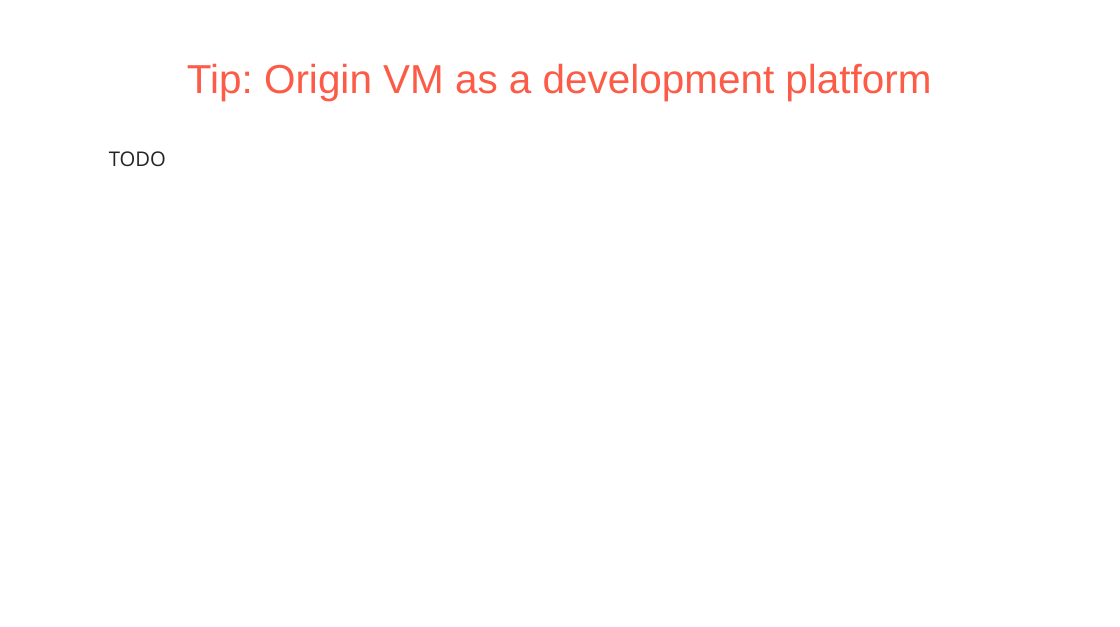
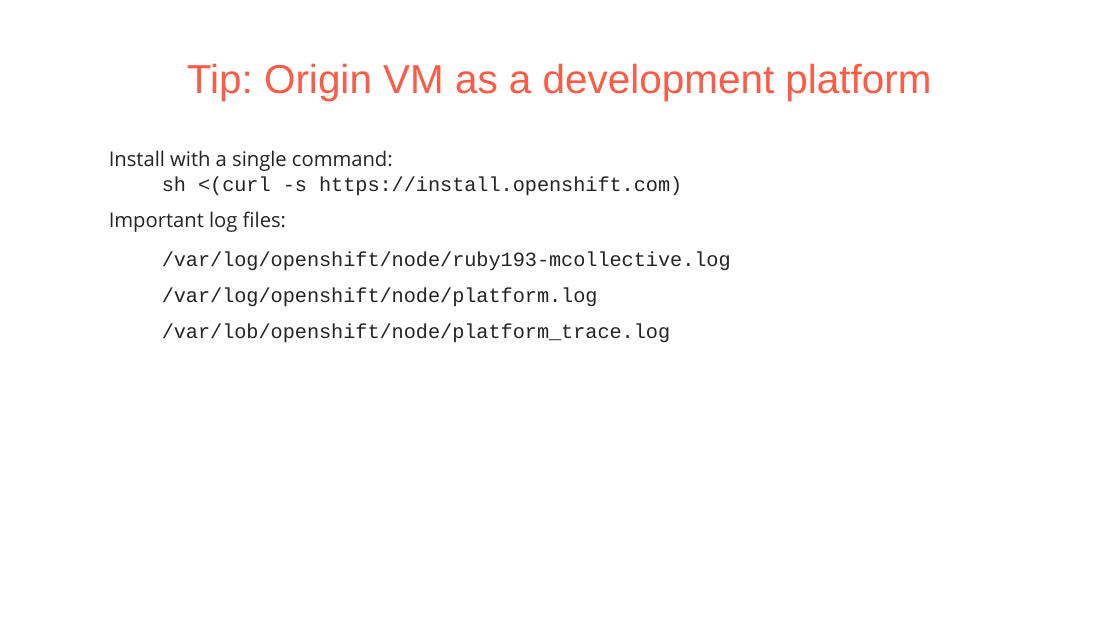
Before and after one commit to pmorie/presentations, a slide deck: slide 22 of devnation_openshift_cartridges.odp. Drawn at 1120x627 pixels with LibreOffice and Linux fonts; fonts in the diff are those of the drawing; background and template pictures are left out. Boxes give left, top, right and bottom in pixels: in the first picture for what was removed or moved away, otherwise in the second. Text is boxed around its words. In the diff, an @@ line names an element or a change of style, - is before the commit and + after.

```diff
--- a/devnation_openshift_cartridges.odp
+++ b/devnation_openshift_cartridges.odp
@@ text at (109,150,731,343): text changed; font Open Sans to Courier New @@
-● TODO
+● Install with a single command:
+  − sh <(curl -s https://install.openshift.com)
+● Important log files:
+  − /var/log/openshift/node/ruby193-mcollective.log
+  − /var/log/openshift/node/platform.log
+  − /var/lob/openshift/node/platform_trace.log
```
Also in this commit, not shown: 13 other slides changed.
